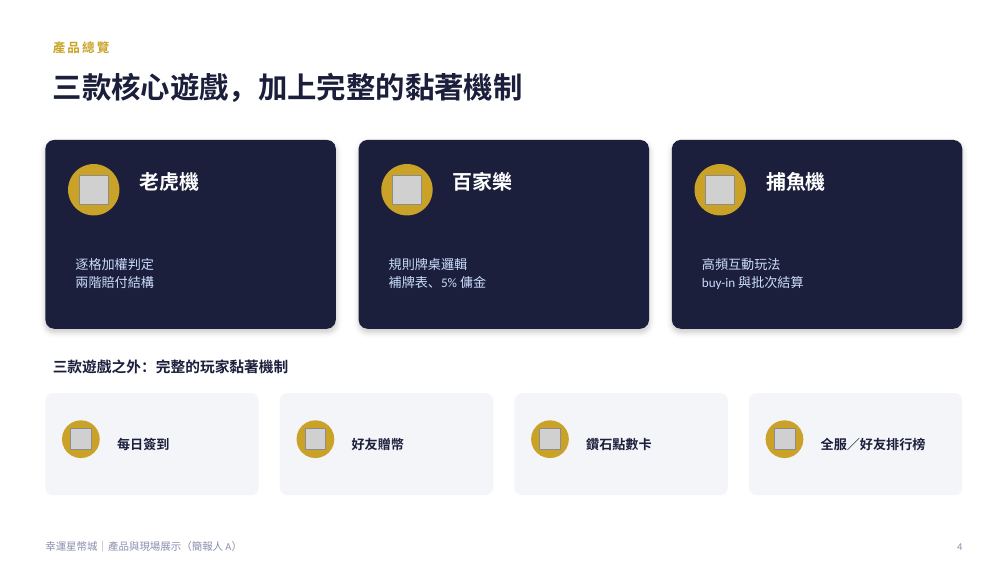
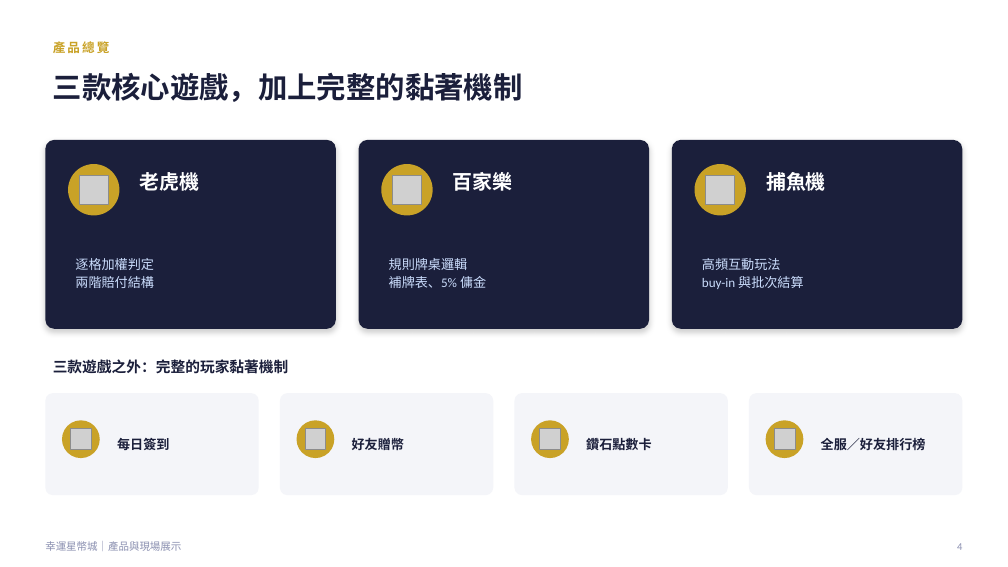
Before and after one commit to opitt2029/Lucky_Star_Casino, a slide deck: slide 5 of docs/report/幸運星幣城-30分鐘簡報-優化版.pptx (slide 4 before the commit). Drawn at 1008x567 pixels with LibreOffice and Linux fonts; fonts in the diff are those of the drawing; grey boxes stand for pictures. Boxes give left, top, right and bottom in pixels: in the first picture for what was removed or moved away, otherwise in the second. Text is boxed around its words. In the diff, an @@ line names an element or a change of style, - is before the commit and + after.

```diff
--- a/docs/report/幸運星幣城-30分鐘簡報-優化版.pptx
+++ b/docs/report/幸運星幣城-30分鐘簡報-優化版.pptx
@@ text at (x1=45, y1=541, x2=181, y2=551): text changed @@
-幸運星幣城｜產品與現場展示（簡報人 A）
+幸運星幣城｜產品與現場展示
```
Also in this commit, not shown: 13 other slides changed, 4 slides added, 4 other files.
